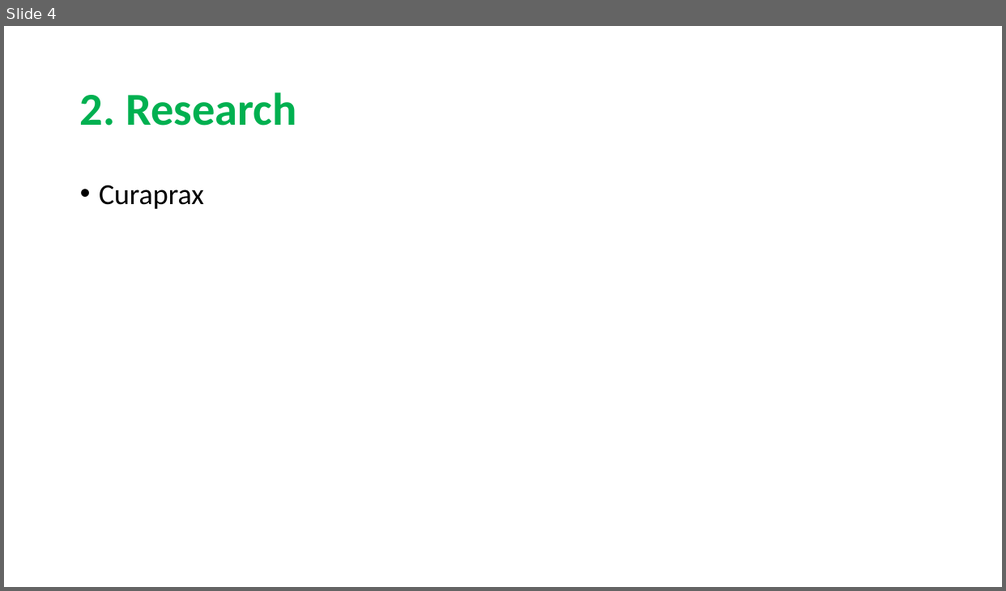
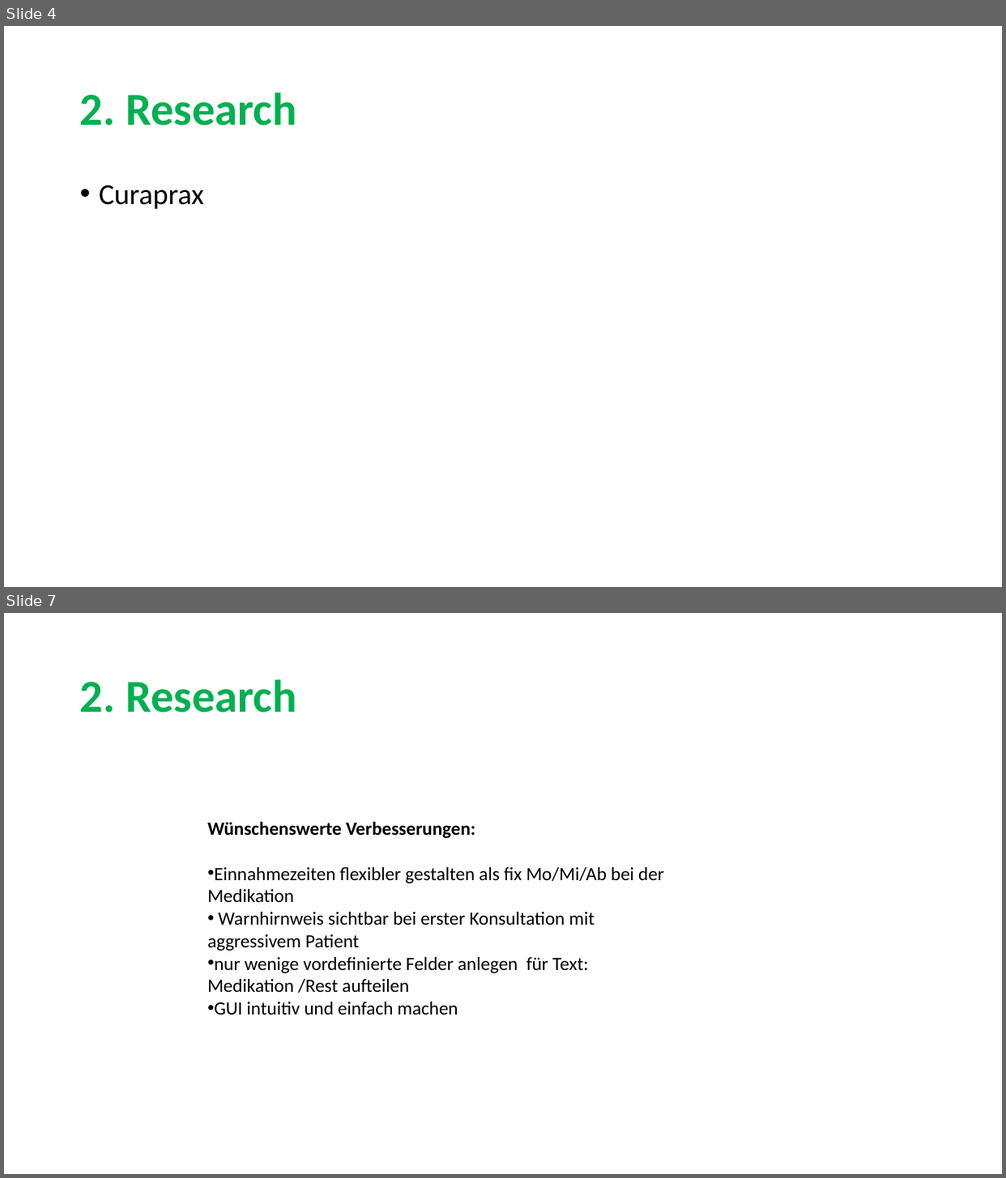
Before and after one commit to sarahmele/ch.bfh.btx8081.w2015.green, a slide deck: doc/task03/Task3.pptx. Shown one above the other, each under a label of ours: slide 4 before the commit, slides 4 and 7 after it; the slides between them are not shown. The pictures are 1006x591 and 1006x1178 pixels, drawn with LibreOffice and Linux fonts; fonts in the diff are those of the drawing. Boxes give left, top, right and bottom in pixels: in the first picture for what was removed or moved away, otherwise in the second. Text is boxed around its words. In the diff, an @@ line names an element or a change of style, - is before the commit and + after.

Commit message:
add research part

```diff
--- a/doc/task03/Task3.pptx
+++ b/doc/task03/Task3.pptx
@@ slide 7 added at (4,613,1002,1174), background #FFFFFF @@
@@ title added at (80,679,296,713), 44 pt, text #00B050, bold @@
+2. Research
@@ text added at (207,821,664,1015), 18 pt, text #000000 @@
+Wünschenswerte Verbesserungen:
+• Einnahmezeiten flexibler gestalten als fix Mo/Mi/Ab bei der Medikation
+• Warnhirnweis sichtbar bei erster Konsultation mit aggressivem Patient
+• nur wenige vordefinierte Felder anlegen für Text: Medikation /Rest aufteilen
+• GUI intuitiv und einfach machen
```
Also in this commit, not shown: 1 slide changed, 5 other slides added, 1 slide removed.
